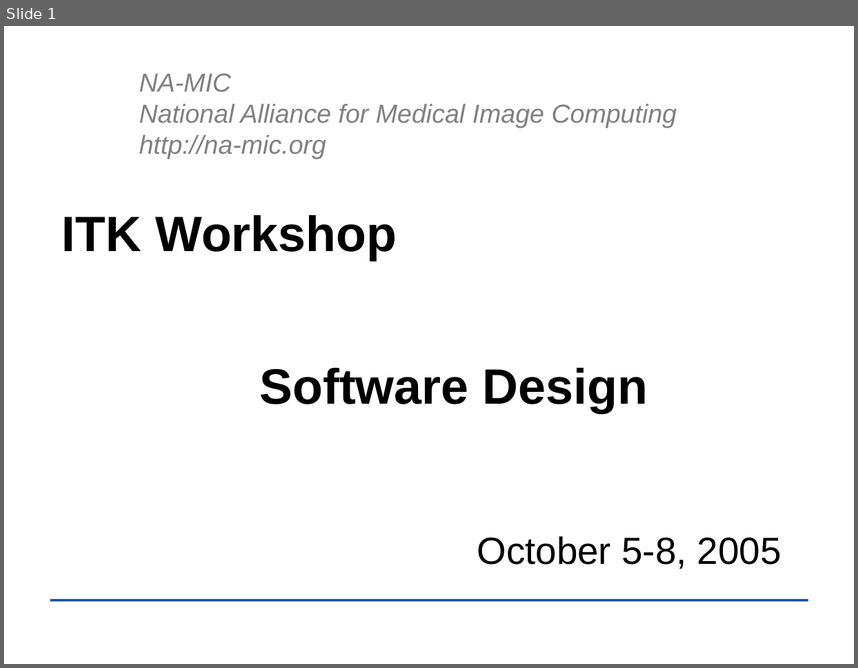
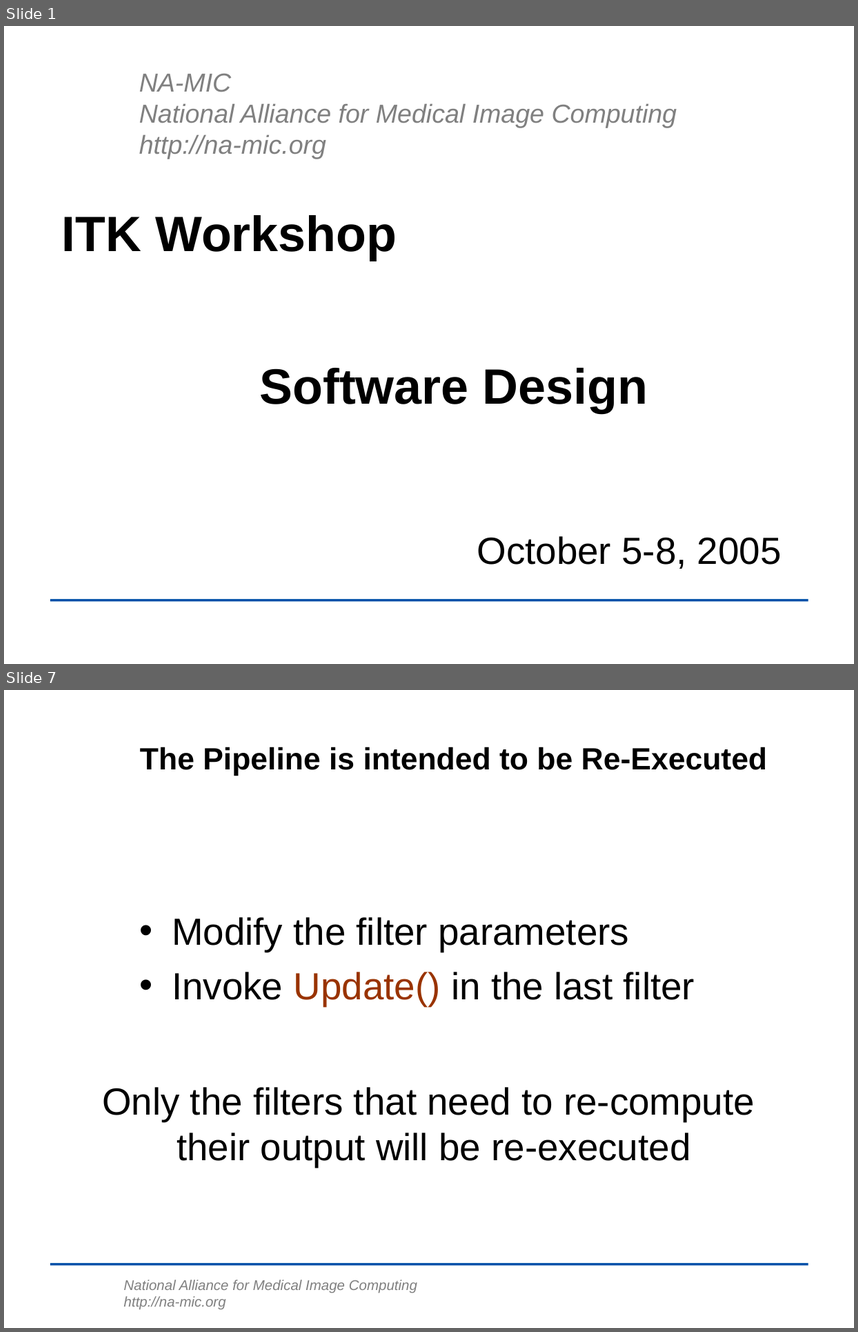
Before and after one commit to lheckemann/namic-sandbox, a slide deck: ITKAdvancedCourse/doc/presentations/DesignPatterns.ppt. Shown one above the other, each under a label of ours: slide 1 before the commit, slides 1 and 7 after it; the slides between them are not shown. The pictures are 858x668 and 858x1332 pixels, drawn with LibreOffice and Linux fonts; fonts in the diff are those of the drawing; background and template pictures are left out. Boxes give left, top, right and bottom in pixels: in the first picture for what was removed or moved away, otherwise in the second. Text is boxed around its words. In the diff, an @@ line names an element or a change of style, - is before the commit and + after.

Commit message:
ENH: Added description of the pipeline, pervasive pipelining and Decorator.

```diff
--- a/ITKAdvancedCourse/doc/presentations/DesignPatterns.ppt
+++ b/ITKAdvancedCourse/doc/presentations/DesignPatterns.ppt
@@ slide 7 added at <box>4,690,854,1328</box>, background #FFFFFF; not listed: 1 template element that a slide beside it also shows @@
@@ title added at <box>140,747,767,776</box>, 26 pt, text #000000, bold @@
+The Pipeline is intended to be Re-Executed
@@ text added at <box>172,917,695,1006</box>, 32 pt, text #000000 @@
+• Modify the filter parameters
+• Invoke Update() in the last filter
@@ text added at <box>102,1087,755,1167</box>, 32 pt, text #000000 @@
+Only the filters that need to re-compute
+their output will be re-executed
@@ text added at <box>124,1279,417,1309</box>, 12 pt, text #808080, italic @@
+National Alliance for Medical Image Computing
+http://na-mic.org
```
Also in this commit, not shown: 1 slide changed, 20 other slides added.
